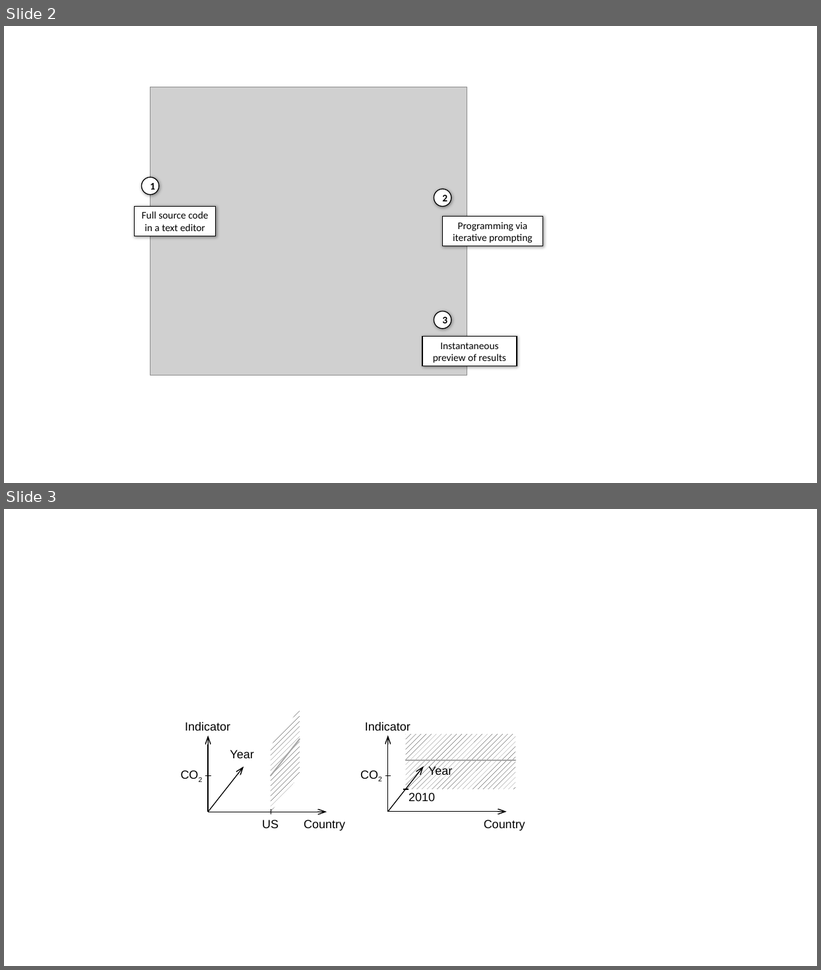
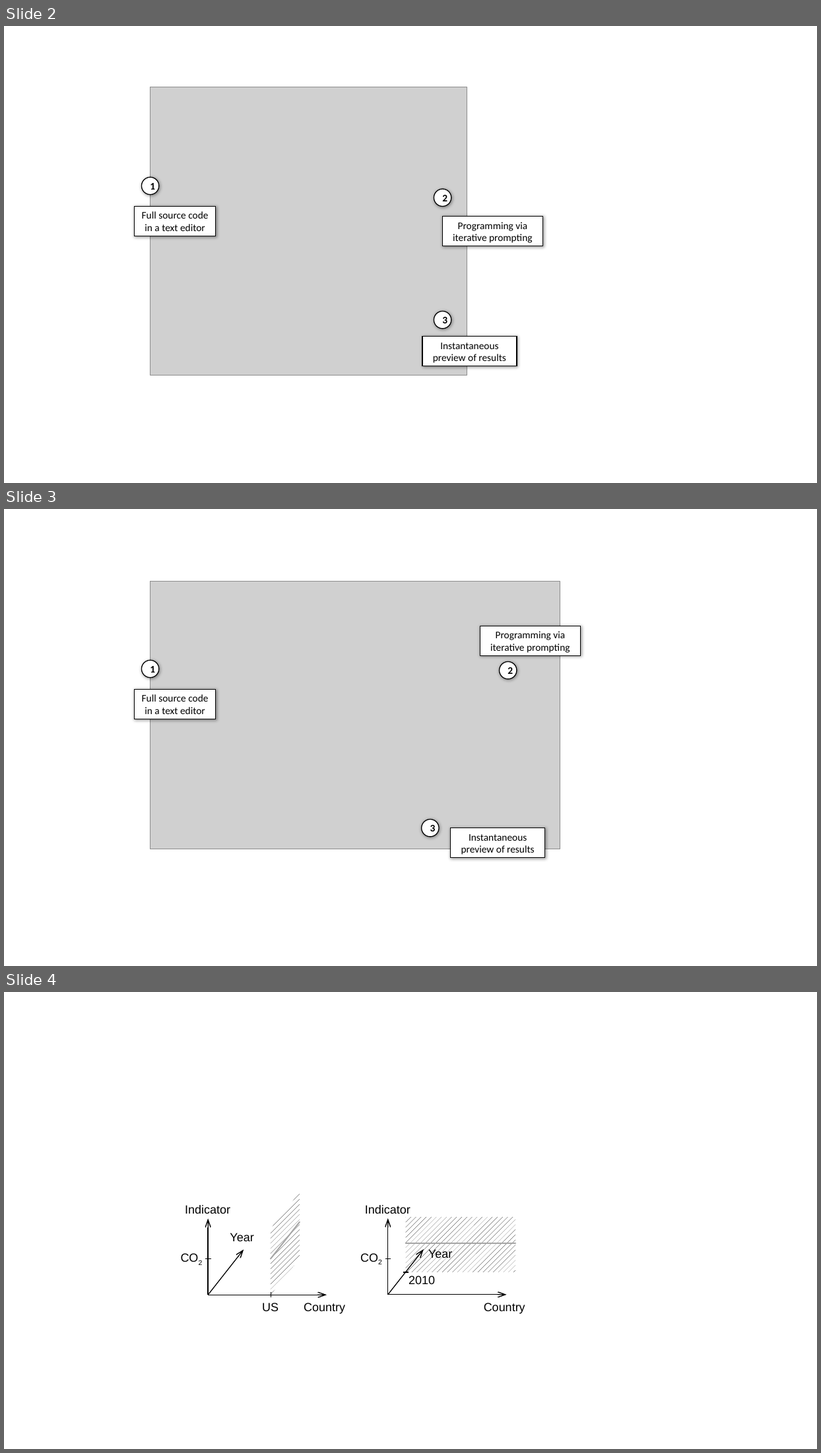
Before and after one commit to the-gamma/thegamma-publications, a slide deck: wip-design/figures/thegamma.pptx. Shown one above the other, each under a label of ours: slides 2 and 3 before the commit, slides 2, 3 and 4 after it. The pictures are 821x970 and 821x1453 pixels, drawn with LibreOffice and Linux fonts; fonts in the diff are those of the drawing; grey boxes stand for pictures. Boxes give left, top, right and bottom in pixels: in the first picture for what was removed or moved away, otherwise in the second. Text is boxed around its words. In the diff, an @@ line names an element or a change of style, - is before the commit and + after.

```diff
--- a/wip-design/figures/thegamma.pptx
+++ b/wip-design/figures/thegamma.pptx
@@ slide 3 added at [4,509,817,966], background #FFFFFF @@
@@ picture added at [151,582,560,850] @@
@@ rectangle added at [481,626,580,656], fill #FFFFFF, outline #000000 1 pt, 12 pt, text #000000 @@
+Programming via iterative prompting
@@ ellipse added at [142,660,160,678], fill #FFFFFF, outline #000000 1 pt, 12 pt, text #000000, bold @@
+1
@@ ellipse added at [499,662,517,680], fill #FFFFFF, outline #000000 1 pt, 12 pt, text #000000, bold @@
+2
@@ rectangle added at [135,690,216,720], fill #FFFFFF, outline #000000 1 pt, 12 pt, text #000000 @@
+Full source code in a text editor
@@ ellipse added at [422,819,440,837], fill #FFFFFF, outline #000000 1 pt, 12 pt, text #000000, bold @@
+3
@@ rectangle added at [451,828,545,859], fill #FFFFFF, outline #000000 1 pt, 12 pt, text #000000 @@
+Instantaneous preview of results
@@ what was slide 3 is now slide 4 @@
```
Also in this commit, not shown: 4 other files.
